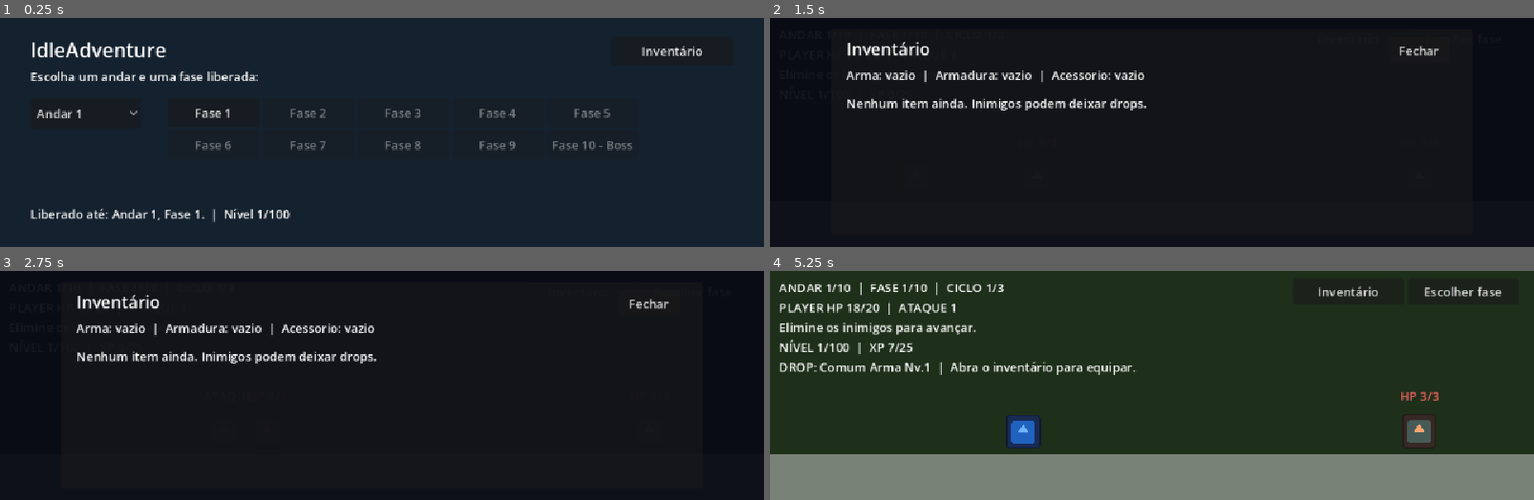
Above: before the commit, frames 1-4 (two rows, left to right).
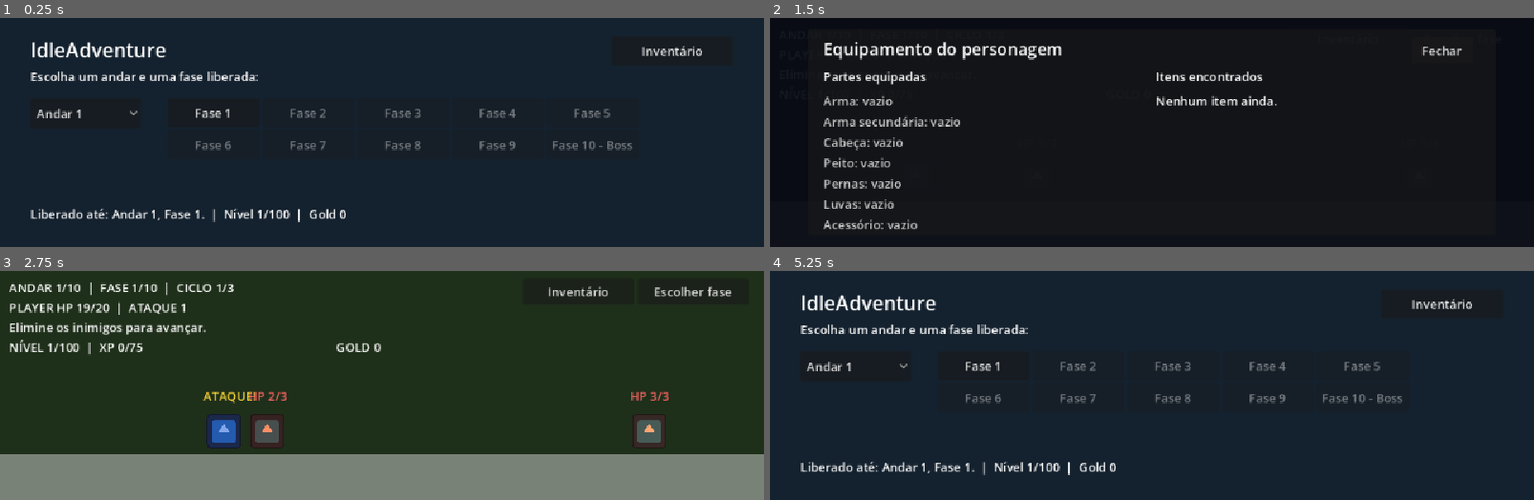
Above: after the commit, the same moments.

Repository: LucasSMFerreira/IdleAdventure
Game: Godot game, scene res://scenes/menu.tscn
Same seed, same stepped clock (60 frames per second), same inputs: the game is played once before the commit and once after it. The engine's default icon, where the game draws it, is replaced by a stand-in: a white triangle on a blue panel in a dark square.
Inputs (mouse positions are in pixels of both pictures, inside the frame that each line leads up to):
- Up to frame 1 (0.25 s): no input
- Up to frame 2 (1.5 s): click "Fase 1" at 0.5 s; click "Inventário" at 1.25 s
- Up to frame 3 (2.75 s): click "Escolher fase" at 2 s
- Up to frame 4 (5.25 s): click (1419, 303) at 2.75 s, where only the run before the commit has a clickable "Fechar"; click "Inventário" at 3.5 s; click (854, 367) at 4.25 s, where only the run after the commit has a clickable "Andar 1"; click "Fechar" at 5 s

The runs differ from the first frame. In frame 1, 0.1% of the frame differs, in the area x 39-46%, y 83-90%; in frame 2, 5.7%; in frame 3, 96%, in the area x 0-100%, y 0-100%; in frame 4, 27%.

Commit message:
Adiciona gold e conjuntos de equipamento

Diff:
--- a/scenes/inventario.gd
+++ b/scenes/inventario.gd
@@ -3,31 +3,35 @@
 signal equipamento_mudou
 
 @onready var lista: VBoxContainer = $Painel/Lista/Itens
-@onready var status: Label = $Painel/Status
+@onready var slots: VBoxContainer = $Painel/Equipados
 
 func _ready():
 	_atualizar()
 
 func _atualizar():
+	for linha in slots.get_children():
+		linha.free()
 	for linha in lista.get_children():
 		linha.free()
-	var nomes = []
-	for slot in ["arma", "armadura", "acessorio"]:
+	for slot in Itens.SLOTS:
 		var item = EstadoJogo.item_equipado(slot)
-		nomes.append("%s: %s" % [slot.capitalize(), item.get("nome", "vazio")])
-	status.text = "  |  ".join(nomes)
+		var linha = Label.new()
+		linha.custom_minimum_size = Vector2(365, 23)
+		linha.text = "%s: %s" % [Itens.PARTES[slot], item.get("nome", "vazio")]
+		linha.modulate = Color(0.6, 1.0, 0.7) if not item.is_empty() else Color(0.8, 0.8, 0.8)
+		slots.add_child(linha)
 	if EstadoJogo.inventario.is_empty():
 		var aviso = Label.new()
-		aviso.text = "Nenhum item ainda. Inimigos podem deixar drops."
+		aviso.text = "Nenhum item ainda."
 		lista.add_child(aviso)
 	for item in EstadoJogo.inventario:
 		var linha = HBoxContainer.new()
 		var descricao = Label.new()
-		descricao.custom_minimum_size = Vector2(620, 32)
-		descricao.text = "%s  |  +%d HP  +%d ATK" % [item["nome"], int(item["bonus_vida"]), int(item["bonus_ataque"])]
+		descricao.custom_minimum_size = Vector2(265, 35)
+		descricao.text = "%s\n+%d HP  +%d ATK" % [item["nome"], int(item["bonus_vida"]), int(item["bonus_ataque"])]
 		linha.add_child(descricao)
 		var botao = Button.new()
-		botao.custom_minimum_size = Vector2(130, 32)
+		botao.custom_minimum_size = Vector2(90, 35)
 		botao.text = "Equipado" if int(EstadoJogo.equipados.get(item["slot"], 0)) == int(item["id"]) else "Equipar"
 		botao.disabled = botao.text == "Equipado"
 		botao.pressed.connect(_equipar.bind(int(item["id"])))
--- a/scenes/inventario.tscn
+++ b/scenes/inventario.tscn
@@ -12,37 +12,50 @@
 color = Color(0.03, 0.04, 0.08, 0.94)
 
 [node name="Painel" type="Panel" parent="."]
-offset_left = 80.0
+offset_left = 50.0
 offset_top = 15.0
-offset_right = 920.0
+offset_right = 950.0
 offset_bottom = 285.0
 
 [node name="Titulo" type="Label" parent="Painel"]
 offset_left = 20.0
 offset_top = 10.0
-offset_right = 400.0
+offset_right = 440.0
 offset_bottom = 42.0
 theme_override_font_sizes/font_size = 22
-text = "Inventário"
+text = "Equipamento do personagem"
 
 [node name="Fechar" type="Button" parent="Painel"]
-offset_left = 730.0
+offset_left = 790.0
 offset_top = 10.0
-offset_right = 810.0
+offset_right = 870.0
 offset_bottom = 45.0
 text = "Fechar"
 
-[node name="Status" type="Label" parent="Painel"]
+[node name="Partes" type="Label" parent="Painel"]
 offset_left = 20.0
-offset_top = 48.0
-offset_right = 810.0
+offset_top = 50.0
+offset_right = 410.0
 offset_bottom = 75.0
-text = "Arma: vazio  |  Armadura: vazio  |  Acessório: vazio"
+text = "Partes equipadas"
+
+[node name="Equipados" type="VBoxContainer" parent="Painel"]
+offset_left = 20.0
+offset_top = 82.0
+offset_right = 430.0
+offset_bottom = 245.0
+
+[node name="TituloItens" type="Label" parent="Painel"]
+offset_left = 455.0
+offset_top = 50.0
+offset_right = 780.0
+offset_bottom = 75.0
+text = "Itens encontrados"
 
 [node name="Lista" type="ScrollContainer" parent="Painel"]
-offset_left = 20.0
-offset_top = 85.0
-offset_right = 810.0
+offset_left = 455.0
+offset_top = 82.0
+offset_right = 870.0
 offset_bottom = 250.0
 
 [node name="Itens" type="VBoxContainer" parent="Painel/Lista"]
--- a/scenes/main.gd
+++ b/scenes/main.gd
@@ -10,6 +10,7 @@
 @onready var objetivo: Label = $Interface/Objetivo
 @onready var texto_xp: Label = $Interface/Experiencia
 @onready var texto_drop: Label = $Interface/Drop
+@onready var texto_gold: Label = $Interface/Gold
 @onready var reinicio: Timer = $Reinicio
 
 var andar_atual = 1
@@ -25,6 +26,7 @@
 	_aplicar_status()
 	_on_player_vida_mudou(player.vida_atual, player.vida_maxima)
 	_atualizar_xp()
+	_atualizar_gold()
 	_criar_onda()
 
 func _physics_process(_delta):
@@ -96,11 +98,18 @@
 func _on_inimigo_morreu(tipo: String):
 	if EstadoJogo.ganhar_xp(Progressao.xp_inimigo(andar_atual, tipo)):
 		_aplicar_status()
+	var gold_drop = Progressao.gold_inimigo(andar_atual, tipo)
+	EstadoJogo.ganhar_gold(gold_drop)
+	_atualizar_gold()
+	texto_drop.text = "+%d Gold" % gold_drop
 	var item = Itens.gerar_drop(andar_atual, fase_atual, tipo)
 	if not item.is_empty():
 		EstadoJogo.adicionar_item(item)
-		texto_drop.text = "DROP: %s  |  Abra o inventário para equipar." % item["nome"]
+		texto_drop.text = "DROP: %s  |  +%d Gold" % [item["nome"], gold_drop]
 	_atualizar_xp()
+
+func _atualizar_gold():
+	texto_gold.text = "GOLD %d" % EstadoJogo.gold
 
 func _aplicar_status():
 	player.configurar_status(EstadoJogo.nivel, EstadoJogo.bonus_vida(), EstadoJogo.bonus_ataque())
--- a/scenes/main.tscn
+++ b/scenes/main.tscn
@@ -60,6 +60,13 @@
 offset_bottom = 138.0
 text = ""
 
+[node name="Gold" type="Label" parent="Interface"]
+offset_left = 440.0
+offset_top = 88.0
+offset_right = 650.0
+offset_bottom = 112.0
+text = "GOLD 0"
+
 [node name="Inventario" type="Button" parent="Interface"]
 offset_left = 685.0
 offset_top = 10.0
--- a/scenes/menu.gd
+++ b/scenes/menu.gd
@@ -27,7 +27,7 @@
 	var ultimo_andar = int((EstadoJogo.maior_fase_liberada - 1) / Progressao.FASES_POR_ANDAR) + 1
 	var ultima_fase = (EstadoJogo.maior_fase_liberada - 1) % Progressao.FASES_POR_ANDAR + 1
 	var mensagem = "Torre concluída! Você pode revisitar qualquer fase." if EstadoJogo.torre_concluida else "Liberado até: Andar %d, Fase %d." % [ultimo_andar, ultima_fase]
-	estado.text = "%s  |  Nível %d/100" % [mensagem, EstadoJogo.nivel]
+	estado.text = "%s  |  Nível %d/100  |  Gold %d" % [mensagem, EstadoJogo.nivel, EstadoJogo.gold]
 
 func _iniciar_fase(andar: int, fase: int):
 	if EstadoJogo.selecionar_fase(andar, fase):
--- a/scripts/estado_jogo.gd
+++ b/scripts/estado_jogo.gd
@@ -7,8 +7,9 @@
 var torre_concluida = false
 var nivel = 1
 var xp_atual = 0
+var gold = 0
 var inventario: Array = []
-var equipados = {"arma": 0, "armadura": 0, "acessorio": 0}
+var equipados = {"arma": 0, "arma_secundaria": 0, "cabeca": 0, "peito": 0, "pernas": 0, "luvas": 0, "acessorio": 0}
 var proximo_item_id = 1
 
 func _ready():
@@ -25,6 +26,7 @@
 		torre_concluida = bool(dados.get("torre_concluida", false))
 		nivel = clampi(int(dados.get("nivel", 1)), 1, Evolucao.NIVEL_MAXIMO)
 		xp_atual = maxi(int(dados.get("xp_atual", 0)), 0)
+		gold = maxi(int(dados.get("gold", 0)), 0)
 		while nivel < Evolucao.NIVEL_MAXIMO and xp_atual >= Evolucao.xp_para_proximo(nivel):
 			xp_atual -= Evolucao.xp_para_proximo(nivel)
 			nivel += 1
@@ -32,7 +34,7 @@
 			xp_atual = 0
 		inventario = dados.get("inventario", []) if dados.get("inventario", []) is Array else []
 		var salvos = dados.get("equipados", {})
-		equipados = {"arma": 0, "armadura": 0, "acessorio": 0}
+		equipados = {"arma": 0, "arma_secundaria": 0, "cabeca": 0, "peito": 0, "pernas": 0, "luvas": 0, "acessorio": 0}
 		if salvos is Dictionary:
 			for slot in equipados:
 				equipados[slot] = int(salvos.get(slot, 0))
@@ -46,6 +48,7 @@
 			"torre_concluida": torre_concluida,
 			"nivel": nivel,
 			"xp_atual": xp_atual,
+			"gold": gold,
 			"inventario": inventario,
 			"equipados": equipados,
 			"proximo_item_id": proximo_item_id,
@@ -63,6 +66,11 @@
 		xp_atual = 0
 	salvar()
 	return nivel > nivel_anterior
+
+func ganhar_gold(valor: int):
+	if valor > 0:
+		gold += valor
+		salvar()
 
 func adicionar_item(item: Dictionary) -> int:
 	if item.is_empty():
--- a/scripts/evolucao.gd
+++ b/scripts/evolucao.gd
@@ -4,7 +4,7 @@
 const NIVEL_MAXIMO = 100
 
 static func xp_para_proximo(nivel: int) -> int:
-	return 20 + 5 * nivel
+	return 60 + 15 * nivel
 
 static func vida_maxima(nivel: int) -> int:
 	return 20 + int((nivel - 1) / 2)
--- a/scripts/itens.gd
+++ b/scripts/itens.gd
@@ -1,36 +1,47 @@
 class_name Itens
 extends RefCounted
 
-const SLOTS = ["arma", "armadura", "acessorio"]
+const SLOTS = ["arma", "arma_secundaria", "cabeca", "peito", "pernas", "luvas", "acessorio"]
+const PARTES = {"arma": "Arma", "arma_secundaria": "Arma secundária", "cabeca": "Cabeça", "peito": "Peito", "pernas": "Pernas", "luvas": "Luvas", "acessorio": "Acessório"}
+const CONJUNTOS = ["Viajante", "Floresta", "Deserto", "Mar", "Montanha", "Ruínas", "Gelo", "Sombras", "Dragão", "Torre"]
 const QUALIDADES = ["Comum", "Raro", "Épico", "Lendário"]
 const MULTIPLICADORES = [1, 2, 3, 5]
 
-static func gerar_drop(andar: int, fase: int, tipo: String) -> Dictionary:
+static func gerar_drop(andar: int, _fase: int, tipo: String) -> Dictionary:
 	if tipo == "normal" and randf() > 0.35:
 		return {}
-	var nivel_item = clampi((andar - 1) * 10 + fase, 1, 100)
+	var nivel_item = clampi(1 + (andar - 1) * 10, 1, 100)
 	var sorteio = randf()
-	var qualidade = 0
+	var qualidade = clampi(int((andar - 1) / 3), 0, 2)
 	if tipo == "boss":
-		qualidade = 3 if sorteio > 0.7 else 2
+		qualidade = mini(qualidade + 2, 3) if sorteio > 0.7 else mini(qualidade + 1, 3)
 	elif tipo == "mini":
-		qualidade = 3 if sorteio > 0.95 else (2 if sorteio > 0.6 else 1)
-	else:
-		qualidade = 2 if sorteio > 0.98 else (1 if sorteio > 0.8 else 0)
+		qualidade = mini(qualidade + 2, 3) if sorteio > 0.95 else (mini(qualidade + 1, 3) if sorteio > 0.6 else qualidade)
+	elif sorteio > 0.98:
+		qualidade = mini(qualidade + 2, 3)
+	elif sorteio > 0.8:
+		qualidade = mini(qualidade + 1, 3)
 	var slot = "arma" if tipo == "mini" else SLOTS[randi_range(0, SLOTS.size() - 1)]
 	var bonus_vida = 0
 	var bonus_ataque = 0
 	var multiplicador = MULTIPLICADORES[qualidade]
 	if slot == "arma":
 		bonus_ataque = maxi(1, int((nivel_item + 19) / 20)) * multiplicador
-	elif slot == "armadura":
-		bonus_vida = maxi(2, int((nivel_item + 4) / 5)) * multiplicador
-	else:
+	elif slot == "arma_secundaria":
+		bonus_vida = maxi(1, int((nivel_item + 19) / 20)) * multiplicador
+		bonus_ataque = maxi(1, int((nivel_item + 39) / 40)) * multiplicador
+	elif slot == "luvas":
 		bonus_vida = maxi(1, int((nivel_item + 9) / 10)) * multiplicador
 		bonus_ataque = maxi(1, int((nivel_item + 39) / 40)) * multiplicador
+	elif slot == "acessorio":
+		bonus_vida = maxi(1, int((nivel_item + 9) / 10)) * multiplicador
+		bonus_ataque = maxi(1, int((nivel_item + 39) / 40)) * multiplicador
+	else:
+		bonus_vida = maxi(2, int((nivel_item + 4) / 5)) * multiplicador
 	return {
-		"nome": "%s %s Nv.%d" % [QUALIDADES[qualidade], slot.capitalize(), nivel_item],
+		"nome": "%s %s de %s" % [QUALIDADES[qualidade], PARTES[slot], CONJUNTOS[clampi(andar, 1, 10) - 1]],
 		"slot": slot,
+		"andar": andar,
 		"nivel": nivel_item,
 		"qualidade": qualidade,
 		"bonus_vida": bonus_vida,
--- a/scripts/progressao.gd
+++ b/scripts/progressao.gd
@@ -28,7 +28,14 @@
 
 static func xp_inimigo(andar: int, tipo: String) -> int:
 	if tipo == "boss":
-		return 80 + 10 * andar
+		return 20 + 5 * andar
 	if tipo == "mini":
-		return 25 + 5 * andar
-	return 5 + 2 * andar
+		return 8 + 2 * andar
+	return 2 + andar
+
+static func gold_inimigo(andar: int, tipo: String) -> int:
+	if tipo == "boss":
+		return randi_range(15, 25) * andar
+	if tipo == "mini":
+		return randi_range(5, 9) * andar
+	return randi_range(1, 3) * andar
Not shown, changed: ROADMAP.md
